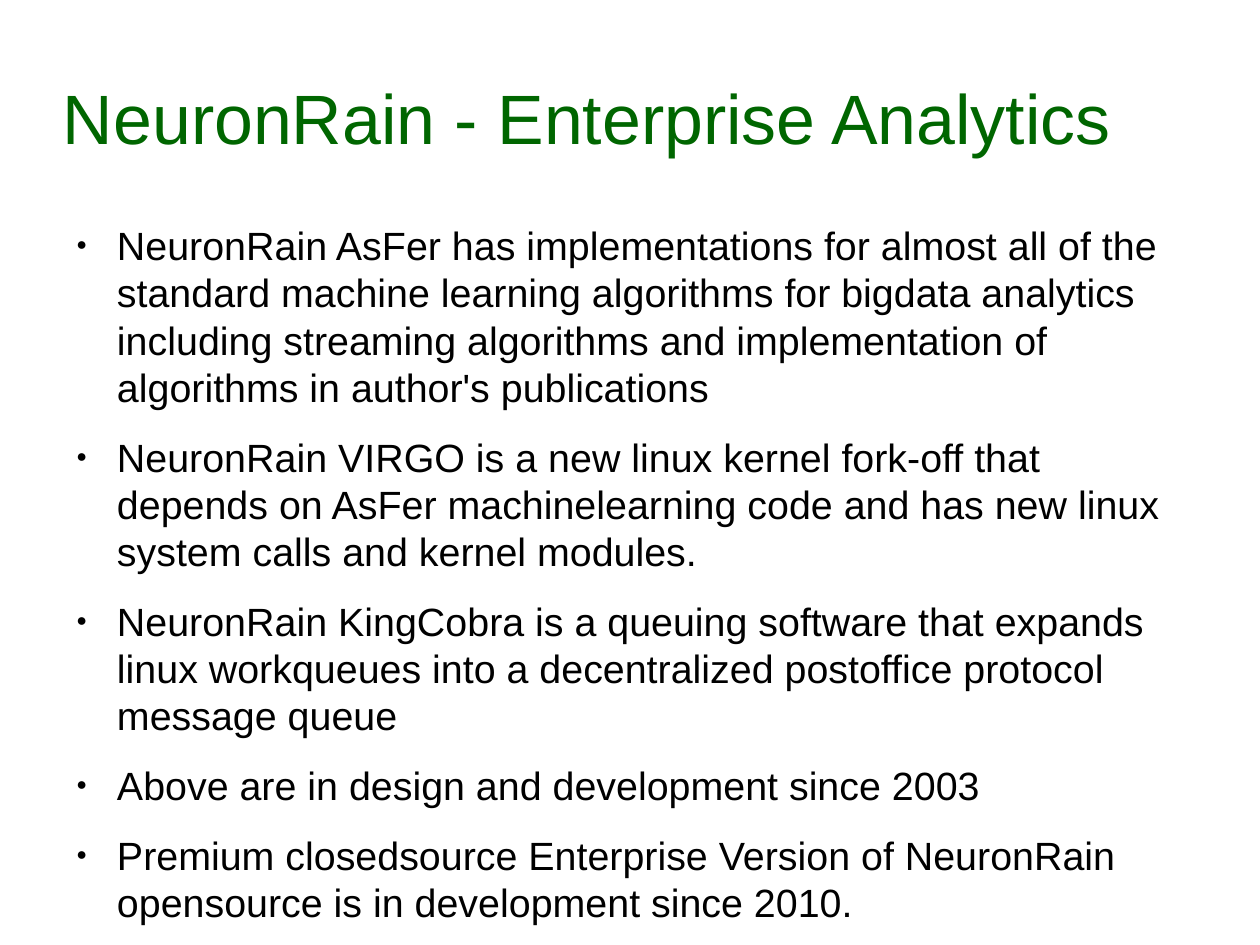
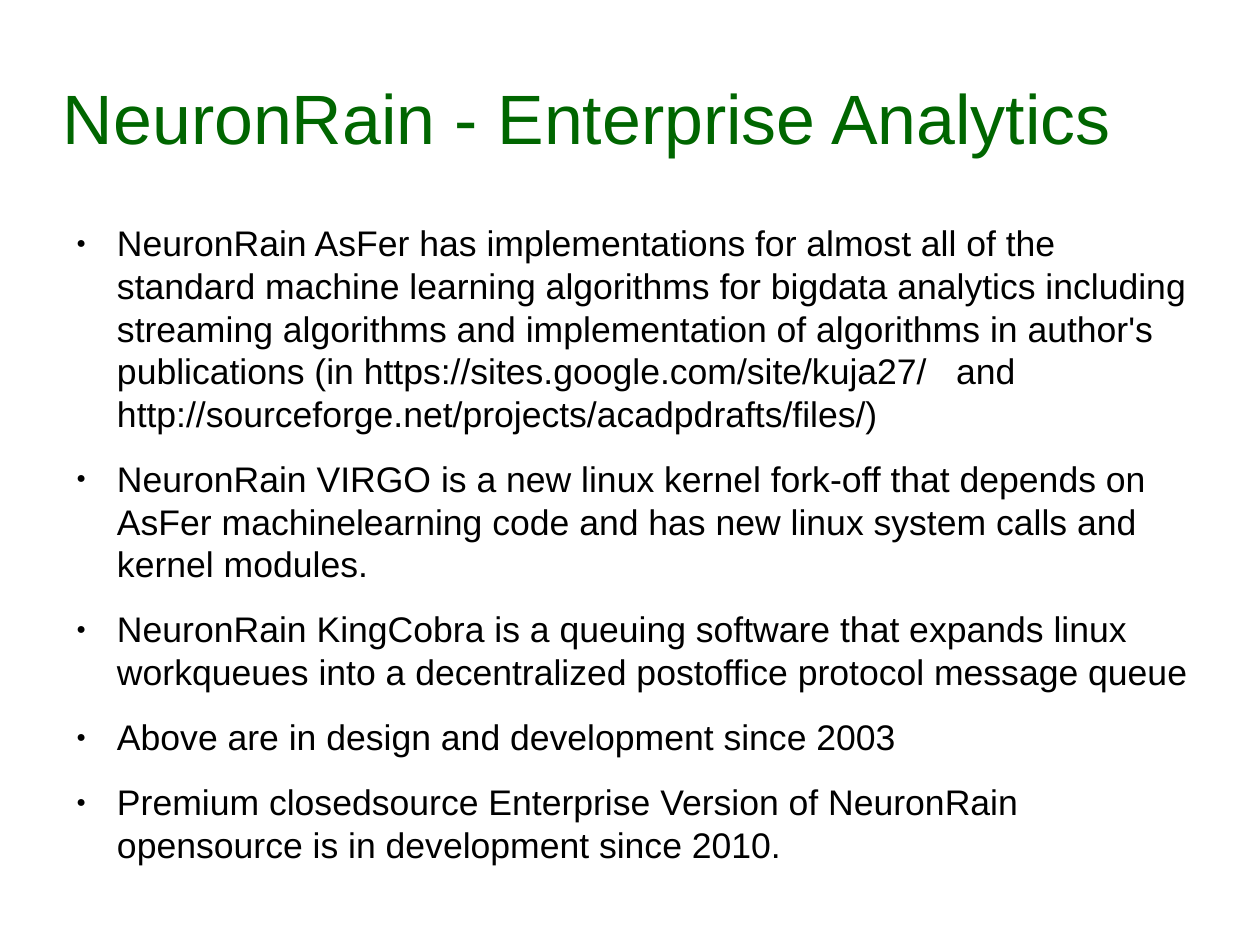
Before and after one commit to shrinivaasanka/ZodiacDatasoft, a slide deck: slide 7 of EnterpriseAnalytics_with_NeuronRain.odp. Drawn at 1260x945 pixels with LibreOffice and Linux fonts; fonts in the diff are those of the drawing. Boxes give left, top, right and bottom in pixels: in the first picture for what was removed or moved away, otherwise in the second. Text is boxed around its words. In the diff, an @@ line names an element or a change of style, - is before the commit and + after.

Commit message:
Updated presentation on Enterprise Analytics with NeuronRain

```diff
--- a/EnterpriseAnalytics_with_NeuronRain.odp
+++ b/EnterpriseAnalytics_with_NeuronRain.odp
@@ text at [117, 230, 1185, 434]: text changed; size 24.8 to 22.4 pt @@
-● NeuronRain AsFer has implementations for almost all of the standard machine learning algorithms for bigdata analytics including streaming algorithms and implementation of algorithms in author's publications
+● NeuronRain AsFer has implementations for almost all of the standard machine learning algorithms for bigdata analytics including streaming algorithms and implementation of algorithms in author's publications (in https://sites.google.com/site/kuja27/ and http://sourceforge.net/projects/acadpdrafts/files/)
@@ text at [117, 466, 1187, 865]: size 24.8 to 22.4 pt in "NeuronRain VIRGO is a new linux kernel ...", "NeuronRain KingCobra is a queuing software that ...", "Above are in design and development since ...", "Premium closedsource Enterprise Version of NeuronRain openso ..." @@
```
Also in this commit, not shown: 2 other slides changed, 1 slide added, 3 other files.
